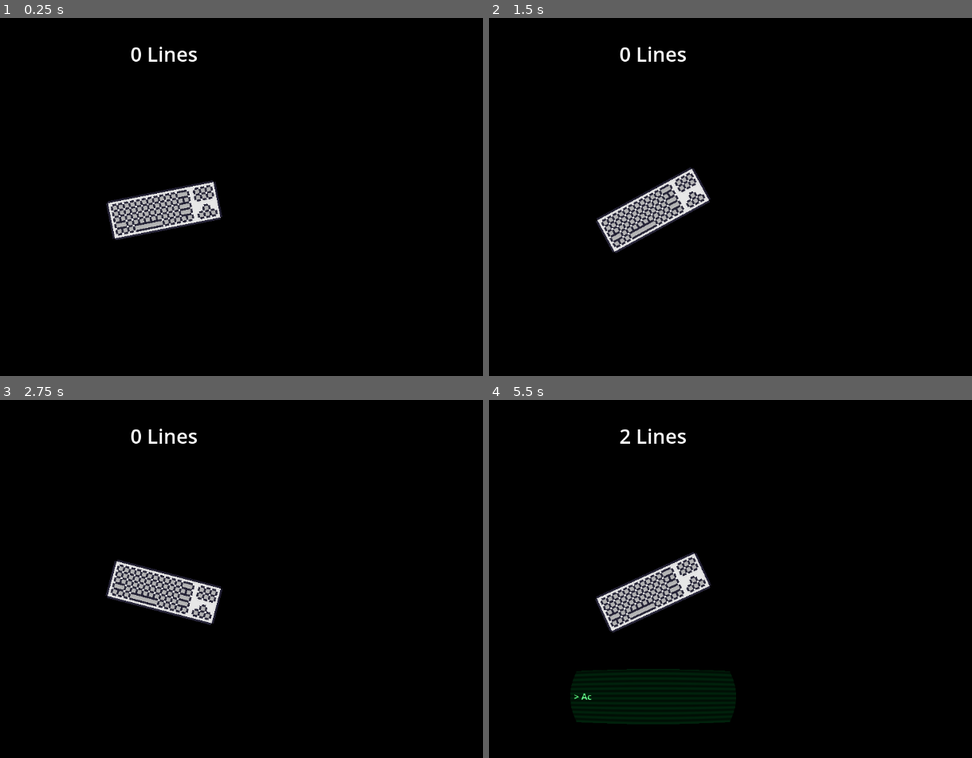
Above: before the commit, frames 1-4 (two rows, left to right).
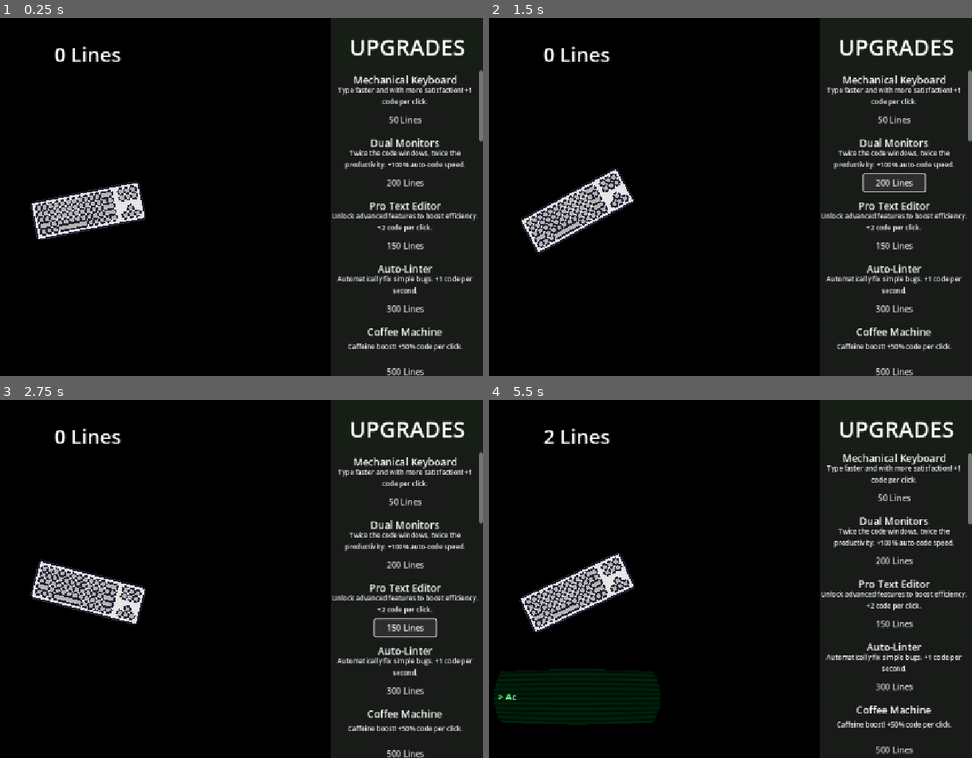
Above: after the commit, the same moments.

Repository: MadAvidCoder/CodeClicker
Game: Godot game, scene res://main.tscn
The game is run twice, just before and just after one commit, with the same random seed, the same clock (stepped at 60 frames per second) and the same inputs.
Inputs (mouse positions are in pixels of both pictures, inside the frame that each line leads up to; where the layout moved, square brackets give the same spot in the first picture):
- Up to frame 1 (0.25 s): no input
- Up to frame 2 (1.5 s): click (894, 118) at 0.5 s, where only the run after the commit has a clickable "50 Lines"; click (894, 182) at 1.25 s, where only the run after the commit has a clickable "200 Lines"
- Up to frame 3 (2.75 s): click (405, 629) at 2 s, where only the run after the commit has a clickable "150 Lines"
- Up to frame 4 (5.5 s): click (894, 689) at 2.75 s, where only the run after the commit has a clickable "300 Lines"; click (894, 754) at 3.5 s, where only the run after the commit has a clickable "500 Lines"; click (575, 593) [653, 593] at 4.25 s; click (575, 593) [653, 593] at 5 s

The runs differ from the first frame. In frame 1, 36% of the frame differs, in the area x 6-100%, y 0-100%; in frame 2, 37%; in frame 3, 37%; in frame 4, 39%, in the area x 0-100%, y 0-100%.

Commit message:
Add upgrade list
Added a sidebar with a list of upgrades

Diff:
--- /dev/null
+++ b/item.gd
@@ -0,0 +1,6 @@
+extends Panel
+
+func setup(title, description, cost):
+	$ItemTitle.text = title
+	$ItemDescription.text = description
+	$BuyButton.text = str(cost) + " Lines"
--- /dev/null
+++ b/item.tscn
@@ -0,0 +1,59 @@
+[gd_scene load_steps=4 format=3 uid="uid://b4xp2b13gbg4j"]
+
+[ext_resource type="SystemFont" uid="uid://c5dx2v4ftd7qg" path="res://font.tres" id="1_tnite"]
+[ext_resource type="Script" uid="uid://bi4aambjmawmd" path="res://item.gd" id="1_ttk8k"]
+
+[sub_resource type="SystemFont" id="SystemFont_272bh"]
+font_names = PackedStringArray("Cascadia Code")
+subpixel_positioning = 0
+
+[node name="Item" type="Panel"]
+custom_minimum_size = Vector2(0, 110)
+script = ExtResource("1_ttk8k")
+
+[node name="ItemTitle" type="Label" parent="."]
+layout_mode = 1
+anchors_preset = 10
+anchor_right = 1.0
+offset_top = 5.0
+offset_bottom = 26.0
+grow_horizontal = 2
+pivot_offset = Vector2(99, 16)
+theme_override_fonts/font = ExtResource("1_tnite")
+theme_override_font_sizes/font_size = 18
+text = "Rubber Duck Debugging"
+horizontal_alignment = 1
+
+[node name="ItemDescription" type="Label" parent="."]
+layout_mode = 1
+anchors_preset = 12
+anchor_top = 1.0
+anchor_right = 1.0
+anchor_bottom = 1.0
+offset_top = -75.0
+offset_bottom = -44.0
+grow_horizontal = 2
+grow_vertical = 0
+pivot_offset = Vector2(99, 16)
+theme_override_fonts/font = ExtResource("1_tnite")
+theme_override_font_sizes/font_size = 12
+text = "Twice the code windows, twice the productivity. +100% auto-code speed."
+horizontal_alignment = 1
+autowrap_mode = 3
+
+[node name="BuyButton" type="Button" parent="."]
+layout_mode = 1
+anchors_preset = 7
+anchor_left = 0.5
+anchor_top = 1.0
+anchor_right = 0.5
+anchor_bottom = 1.0
+offset_left = -55.0
+offset_top = -36.0
+offset_right = 55.0
+offset_bottom = -5.0
+grow_horizontal = 2
+grow_vertical = 0
+theme_override_fonts/font = SubResource("SystemFont_272bh")
+theme_override_font_sizes/font_size = 15
+text = "8000 Lines"
--- a/main.gd
+++ b/main.gd
@@ -318,11 +318,17 @@
 @onready var subviewport := $AchievementDisplay/SubViewport
 @onready var texture_rect := $AchievementDisplay/TextureRect
 @onready var display = $AchievementDisplay
+@onready var item = preload("res://item.tscn")
+@onready var shop_container = $Shop/ScrollContainer/VBoxContainer
 
 func _ready():
 	var mat = texture_rect.material
 	if mat and mat is ShaderMaterial:
 		mat.set_shader_parameter("rect_size", subviewport.size)
+	for upgrade in upgrades:
+		var i = item.instantiate()
+		i.setup(upgrade["name"], upgrade["description"], upgrade["cost"])
+		shop_container.add_child(i)
 
 func _process(delta: float) -> void:
 	label.text = str(score) + " Lines"
--- a/main.tscn
+++ b/main.tscn
@@ -48,9 +48,9 @@
 anchor_top = 0.5
 anchor_right = 0.5
 anchor_bottom = 0.5
-offset_left = -100.8
+offset_left = -238.8
 offset_top = -12.0
-offset_right = 100.8
+offset_right = -37.2
 offset_bottom = 60.0
 grow_horizontal = 2
 grow_vertical = 2
@@ -71,10 +71,10 @@
 anchors_preset = 5
 anchor_left = 0.5
 anchor_right = 0.5
-offset_left = -99.0
+offset_left = -237.0
 offset_top = 40.0
-offset_right = 99.0
-offset_bottom = 73.0
+offset_right = -39.0
+offset_bottom = 81.0
 grow_horizontal = 2
 pivot_offset = Vector2(99, 16)
 theme_override_fonts/font = ExtResource("5_lquwl")
@@ -85,7 +85,8 @@
 [node name="AchievementDisplay" type="Control" parent="."]
 visible = false
 anchors_preset = 0
-offset_right = 40.0
+offset_left = -138.0
+offset_right = -98.0
 offset_bottom = 40.0
 script = ExtResource("6_5vw27")
 
@@ -130,6 +131,50 @@
 wait_time = 2.0
 one_shot = true
 
+[node name="Shop" type="ColorRect" parent="."]
+layout_mode = 1
+anchors_preset = 11
+anchor_left = 1.0
+anchor_right = 1.0
+anchor_bottom = 1.0
+offset_left = -275.0
+grow_horizontal = 0
+grow_vertical = 2
+color = Color(0.0876, 0.12, 0.0876, 1)
+
+[node name="ShopTitle" type="Label" parent="Shop"]
+layout_mode = 1
+anchors_preset = 5
+anchor_left = 0.5
+anchor_right = 0.5
+offset_left = -99.0
+offset_top = 24.0
+offset_right = 99.0
+offset_bottom = 71.0
+grow_horizontal = 2
+pivot_offset = Vector2(99, 16)
+theme_override_fonts/font = ExtResource("5_lquwl")
+theme_override_font_sizes/font_size = 40
+text = "UPGRADES"
+horizontal_alignment = 1
+
+[node name="ScrollContainer" type="ScrollContainer" parent="Shop"]
+layout_mode = 1
+anchors_preset = 15
+anchor_right = 1.0
+anchor_bottom = 1.0
+offset_top = 94.0
+grow_horizontal = 2
+grow_vertical = 2
+follow_focus = true
+horizontal_scroll_mode = 0
+vertical_scroll_mode = 2
+
+[node name="VBoxContainer" type="VBoxContainer" parent="Shop/ScrollContainer"]
+layout_mode = 2
+size_flags_horizontal = 3
+size_flags_vertical = 3
+
 [connection signal="pressed" from="TextureButton" to="." method="_on_texture_button_pressed"]
 [connection signal="pressed" from="TextureButton" to="TextureButton" method="_on_pressed"]
 [connection signal="timeout" from="AchievementDisplay/Timer" to="AchievementDisplay" method="_on_timer_timeout"]
--- a/project.godot
+++ b/project.godot
@@ -17,7 +17,7 @@
 
 [display]
 
-window/stretch/mode="viewport"
+window/stretch/mode="canvas_items"
 
 [editor_plugins]
 
Not shown, added: item.gd.uid
